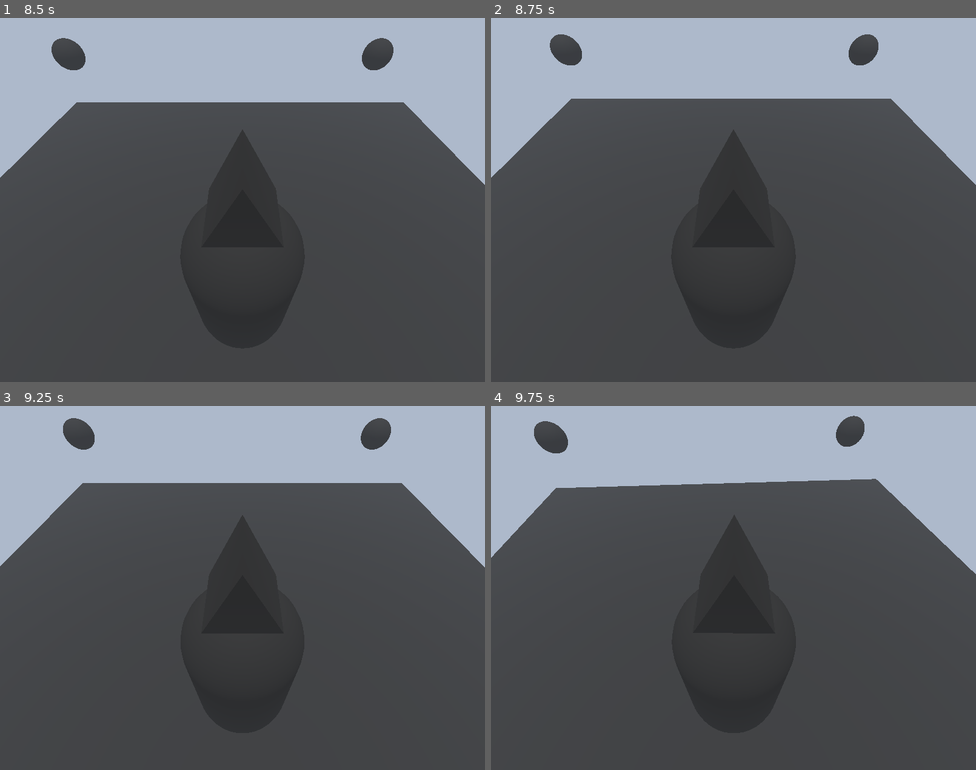
Above: before the commit, frames 1-4 (two rows, left to right).
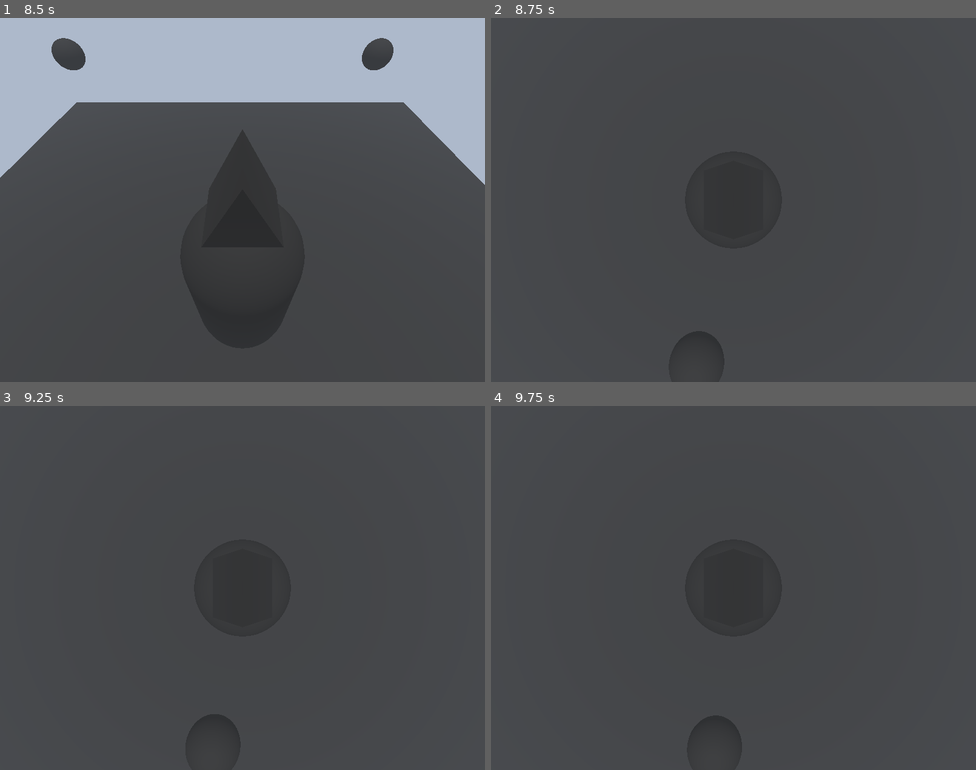
Above: after the commit, the same moments.

Repository: funhouse-ghoul/ChopShop
Game: Godot game, scene res://PrototypeScenes/FHGCS1.tscn
Same seed, same stepped clock (60 frames per second), same inputs: the game is played once before the commit and once after it.
Inputs:
- Up to frame 1 (8.5 s): tap Right (io+r) at 0.6, 5.1 s; tap W (io+x) at 1.35, 5.85 s; tap Enter at 2, 3.5, 5.75 s; tap D (io+y) at 2.1, 6.6 s; tap Space at 2.75, 5, 6.5 s; tap Left (io-r) at 2.85, 7.35 s; hold S (io-x) 3.53-4.28 s; tap A (io-y) at 4.35 s; hold S (io-x) from 8.03 s (still down)
- Up to frame 2 (8.75 s): keep holding S (io-x)
- Up to frame 3 (9.25 s): release S (io-x) at 8.78 s; tap A (io-y) at 8.85 s
- Up to frame 4 (9.75 s): tap Right (io+r) at 9.6 s

Frame 1 is identical in both runs. In frame 2, 26% of the frame differs, in the area x 0-100%, y 0-85%; in frame 3, 25%; in frame 4, 25%.

Commit message:
"Sneak up" cam

Diff:
--- a/Prefabs/caver.tscn
+++ b/Prefabs/caver.tscn
@@ -10,7 +10,7 @@
 height = 10.0
 
 [sub_resource type="SphereShape3D" id="SphereShape3D_kgtat"]
-radius = 5.0
+radius = 3.0
 
 [node name="Caver" unique_id=825253521 instance=ExtResource("1_o77wn")]
 
--- a/PrototypeScenes/FHGCS1.tscn
+++ b/PrototypeScenes/FHGCS1.tscn
@@ -57,7 +57,7 @@
 transform = Transform3D(0.5, 0, 0, 0, 0.5, 0, 0, 0, 0.5, -2.5318344, 1.941963, -3.807673)
 
 [node name="DummyEnemy4" parent="DummyEnemies" unique_id=2059228995 instance=ExtResource("4_dnmrq")]
-transform = Transform3D(0.5, 0, 0, 0, 0.5, 0, 0, 0, 0.5, 3.3751767, 1.941963, -3.2125876)
+transform = Transform3D(0.5, 0, 0, 0, 0.5, 0, 0, 0, 0.5, 0.2595811, 1.941963, -2.8141787)
 
 [connection signal="body_entered" from="Caver/HeadMesh/Vision" to="PlayerView" method="_on_vision_body_entered"]
 [connection signal="body_exited" from="Caver/HeadMesh/Vision" to="PlayerView" method="_on_vision_body_exited"]
--- a/Scripts/PlayerView.gd
+++ b/Scripts/PlayerView.gd
@@ -2,10 +2,12 @@
 class_name PlayerView
 
 #Focus Variables
+@export var player: PlayerCharacter
 @onready var focus_loc: Vector3
-@export var player: PlayerCharacter
+@export var default_offset:= 1.0
+@export var surr_cam_height:=3.0
 @onready var enemies: Array[EnemyBody]
-@export var default_offset:= 1.0
+@onready var enemies_near: Array[EnemyBody]
 
 #Determines what the camera focuses on
 enum Cam_Focus {ENTITIES, FREE}
@@ -33,46 +35,65 @@
 		Cam_Focus.FREE:
 			focus_players_forward()
 
+#-Position Logic-#
+#Reparents to the player's spring arm
+func arm_follow():
+	reparent(spring_arm)
+	position = Vector3.ZERO
+
+func overhead_follow():
+	reparent(player)
+	position = Vector3.UP*surr_cam_height
+	rotation.x = -PI/2
+
+#-Focus Logic-#
 #Details how camera focuses on a particular point
 #This point is provided by other functions
-func cam_focus(new_loc: Vector3):
+func focus_on_point(new_loc: Vector3):
 	focus_loc = lerp(focus_loc, new_loc,.3)
 	look_at(focus_loc)
 
+func enemies_are_nearby() -> bool:
+	return enemies_near.size()>0
+
+func enemy_cam_context():
+	if enemies_are_nearby():
+		overhead_follow()
+	else:
+		arm_follow()
+
 #Camera will look at the player and any other entities being tracked
 func focus_on_entities():
-	multifocus()
+	if not enemies_are_nearby():
+		multifocus(enemies)
 
 #Camera effectively copies the player's forward vector
 func focus_players_forward():
-	cam_focus(position+player.basis.z)
+	focus_on_point(position+player.basis.z)
 
 #Helper functions to get all enemies in the scene
-func insert_enemy(enemy:EnemyBody):
+func insert_enemy(enemy:EnemyBody, group:Array[EnemyBody]):
 	#break out if in list already
-	if enemies.has(enemy):
+	if group.has(enemy):
 		return
-	enemies.push_back(enemy)
-	print(enemies)
+	group.push_back(enemy)
+	#update enemy context
+	enemy_cam_context()
 
-func remove_enemy(enemy:EnemyBody):
-	enemies.erase(enemy)
-	print(enemies)
+func remove_enemy(enemy:EnemyBody, group:Array[EnemyBody]):
+	group.erase(enemy)
 
 func get_resting_cam_foc_point():
 	return player.position + player.basis.z * default_offset
+
 #Points camera ad middle distance between several focus points and player
 #Relies on enemies list
-func multifocus():
+func multifocus(group: Array[EnemyBody]):
 	var rel_en_pos = get_resting_cam_foc_point()
-	for en in enemies:
+	for en in group:
 		rel_en_pos += en.position
-	rel_en_pos = rel_en_pos/(enemies.size()+1)
-	cam_focus(rel_en_pos)
-
-#Reparents to the player's spring arm
-func arm_follow():
-	reparent(spring_arm)
+	rel_en_pos = rel_en_pos/(group.size()+1)
+	focus_on_point(rel_en_pos)
 
 func set_cam_parent_point(point: Node3D = null):
 	#Set fixed point to spring arm if null
@@ -87,20 +108,20 @@
 #Called from Caver/Head/Vision
 func _on_vision_body_entered(body: Node3D) -> void:
 	if body is EnemyBody:
-		insert_enemy(body)
+		insert_enemy(body, enemies)
 
 #function called when the character "loses sight" of something
 #Called from Caver/Head/Vision
 func _on_vision_body_exited(body: Node3D) -> void:
 	if body is EnemyBody:
-		remove_enemy(body)
+		remove_enemy(body, enemies)
 
-#TODO
+#Called from Caver/Head/SpacAware
 func _on_spac_aware_body_entered(body: Node3D) -> void:
 	if body is EnemyBody:
-		insert_enemy(body)
+		insert_enemy(body, enemies_near)
 
-#TODO
+#Callled from Caver/Head/SpacAware
 func _on_spac_aware_body_exited(body: Node3D) -> void:
 	if body is EnemyBody:
-		remove_enemy(body)
+		remove_enemy(body, enemies_near)
